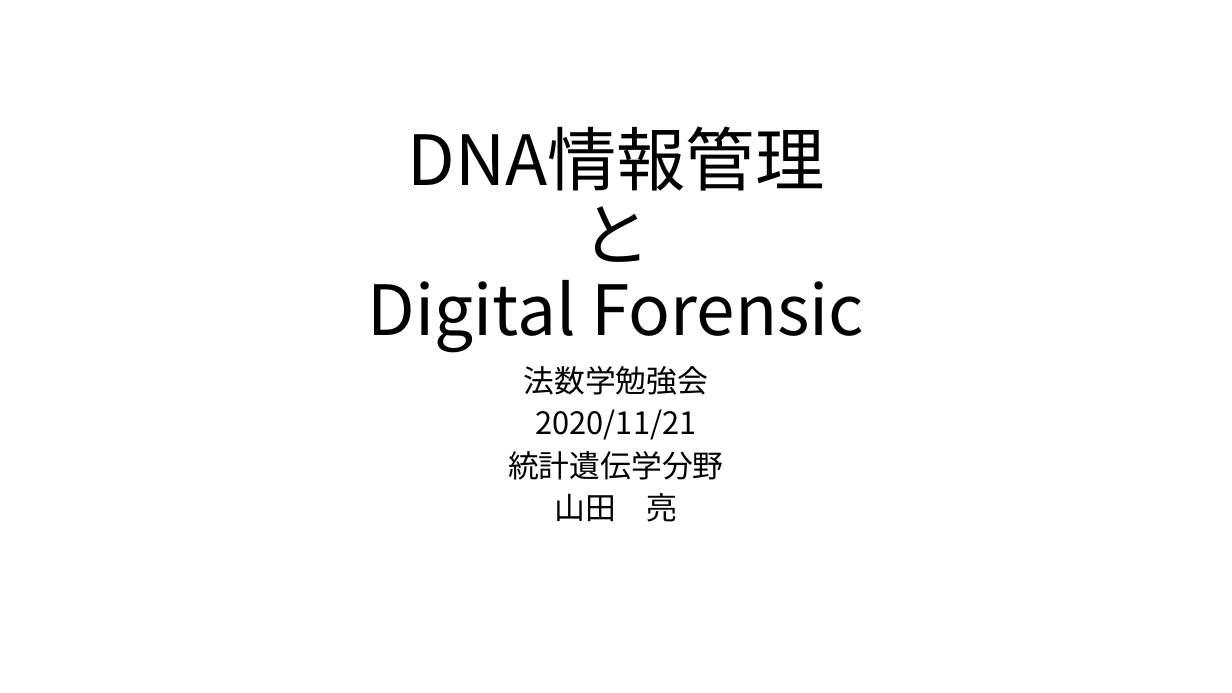
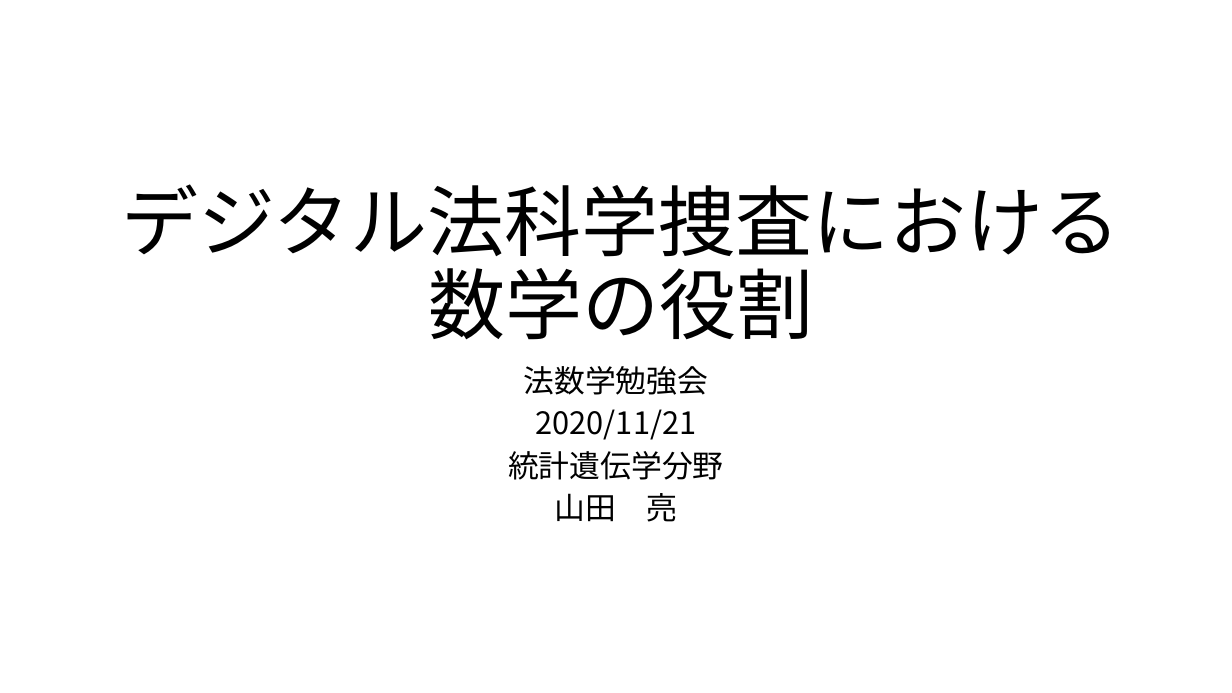
Before and after one commit to ryamada22/atom, a slide deck: slide 1 of Lectures2020/DNAInformationHousuugaku2020Nov.pptx. Drawn at 1232x693 pixels with LibreOffice and Linux fonts; fonts in the diff are those of the drawing. Boxes give left, top, right and bottom in pixels: in the first picture for what was removed or moved away, otherwise in the second. Text is boxed around its words. In the diff, an @@ line names an element or a change of style, - is before the commit and + after.

Commit message:
housuugaku

```diff
--- a/Lectures2020/DNAInformationHousuugaku2020Nov.pptx
+++ b/Lectures2020/DNAInformationHousuugaku2020Nov.pptx
@@ title at (121, 184, 1121, 340): text changed; size 54 to 60 pt @@
-DNA情報管理
-と
-Digital Forensic
+デジタル法科学捜査における数学の役割
```
